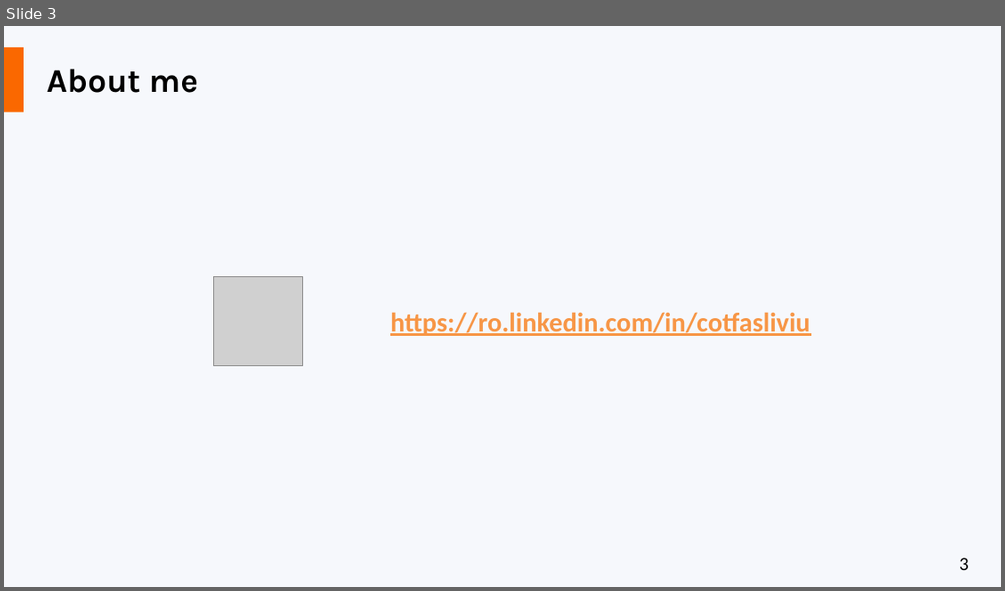
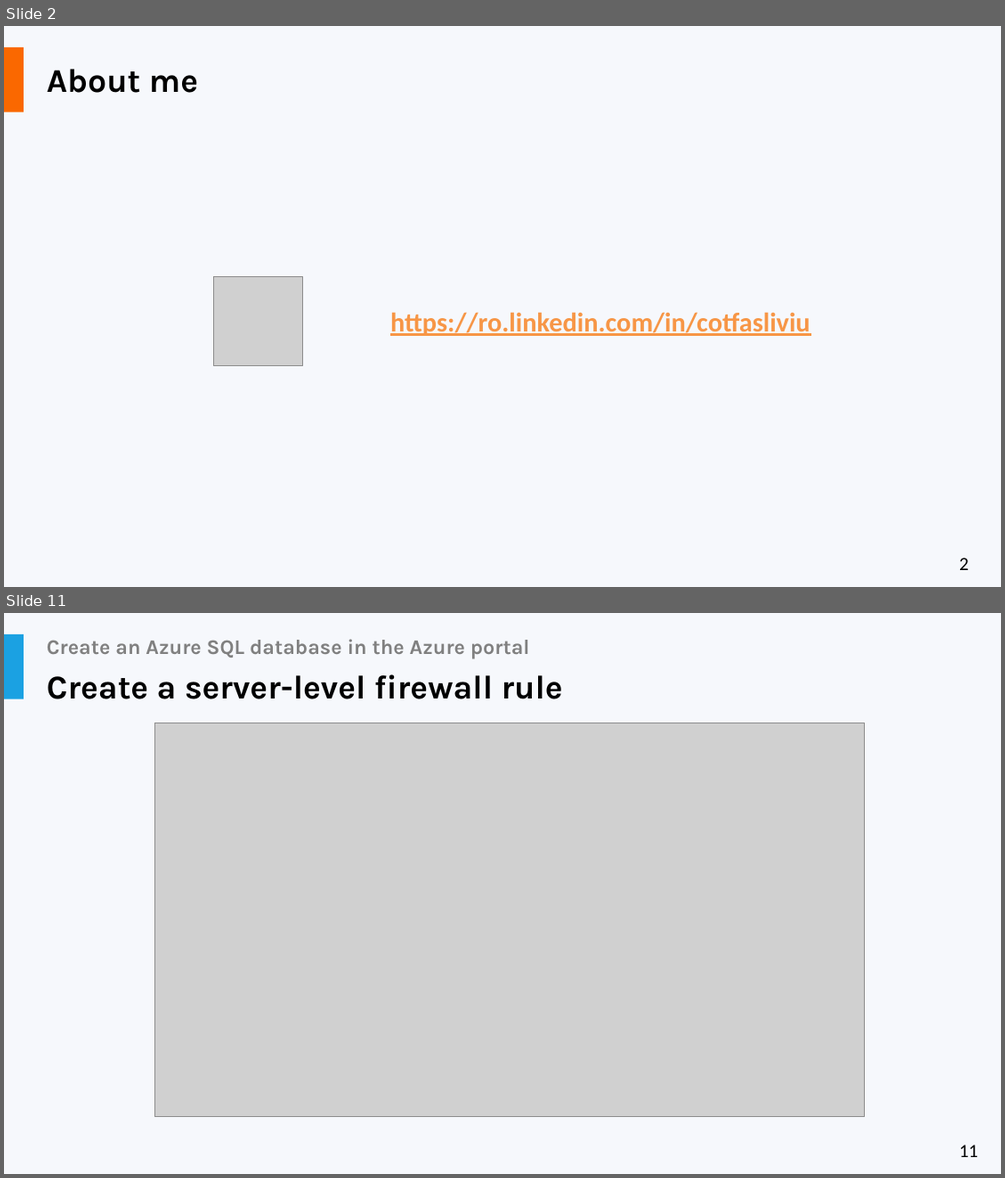
Before and after one commit to liviucotfas/ase-web-and-cloud-applications-security, a slide deck: Presentation Microsoft Azure.pptx. Shown one above the other, each under a label of ours: slide 3 before the commit, slides 2 and 11 after it; the slides between them are not shown. The pictures are 1005x591 and 1005x1178 pixels, drawn with LibreOffice and Linux fonts; fonts in the diff are those of the drawing; grey boxes stand for pictures. Boxes give left, top, right and bottom in pixels: in the first picture for what was removed or moved away, otherwise in the second. Text is boxed around its words. In the diff, an @@ line names an element or a change of style, - is before the commit and + after.

```diff
--- a/Presentation Microsoft Azure.pptx
+++ b/Presentation Microsoft Azure.pptx
@@ slide 11 added at [4, 613, 1001, 1174], background #F6F8FC; not listed: 1 template element that a slide beside it also shows @@
@@ rectangle added at [4, 634, 24, 699], fill #1BA1E2 @@
@@ title added at [47, 639, 530, 658], 20 pt, text #808080, bold @@
+Create an Azure SQL database in the Azure portal
@@ text added at [47, 674, 563, 699], 32 pt, text #000000, bold @@
+Create a server-level firewall rule
@@ picture added at [154, 723, 865, 1116] @@
@@ what was slide 3 is now slide 2 @@
@@ page number at [959, 557, 969, 570]: text changed @@
-3
+2
```
Also in this commit, not shown: 8 other slides added, 74 slides removed.
